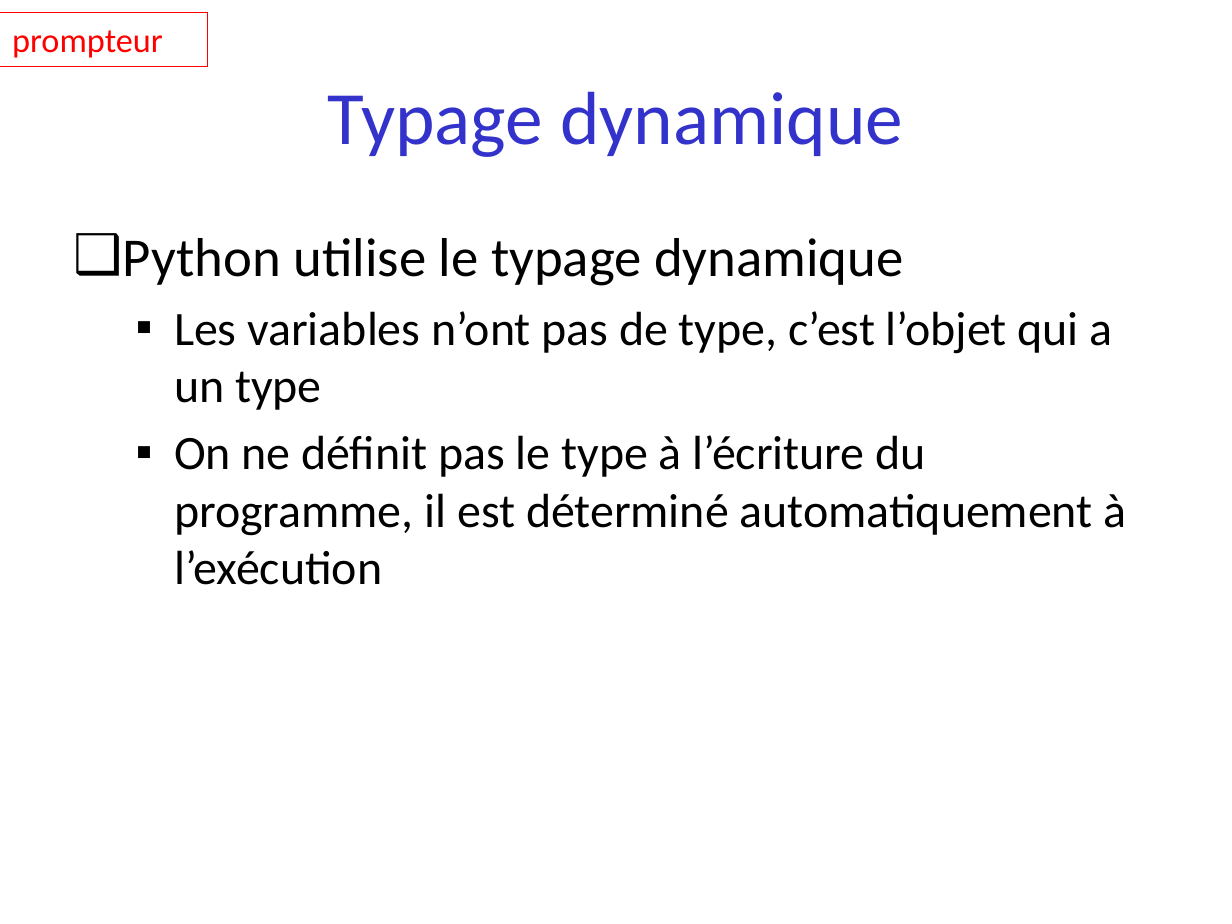
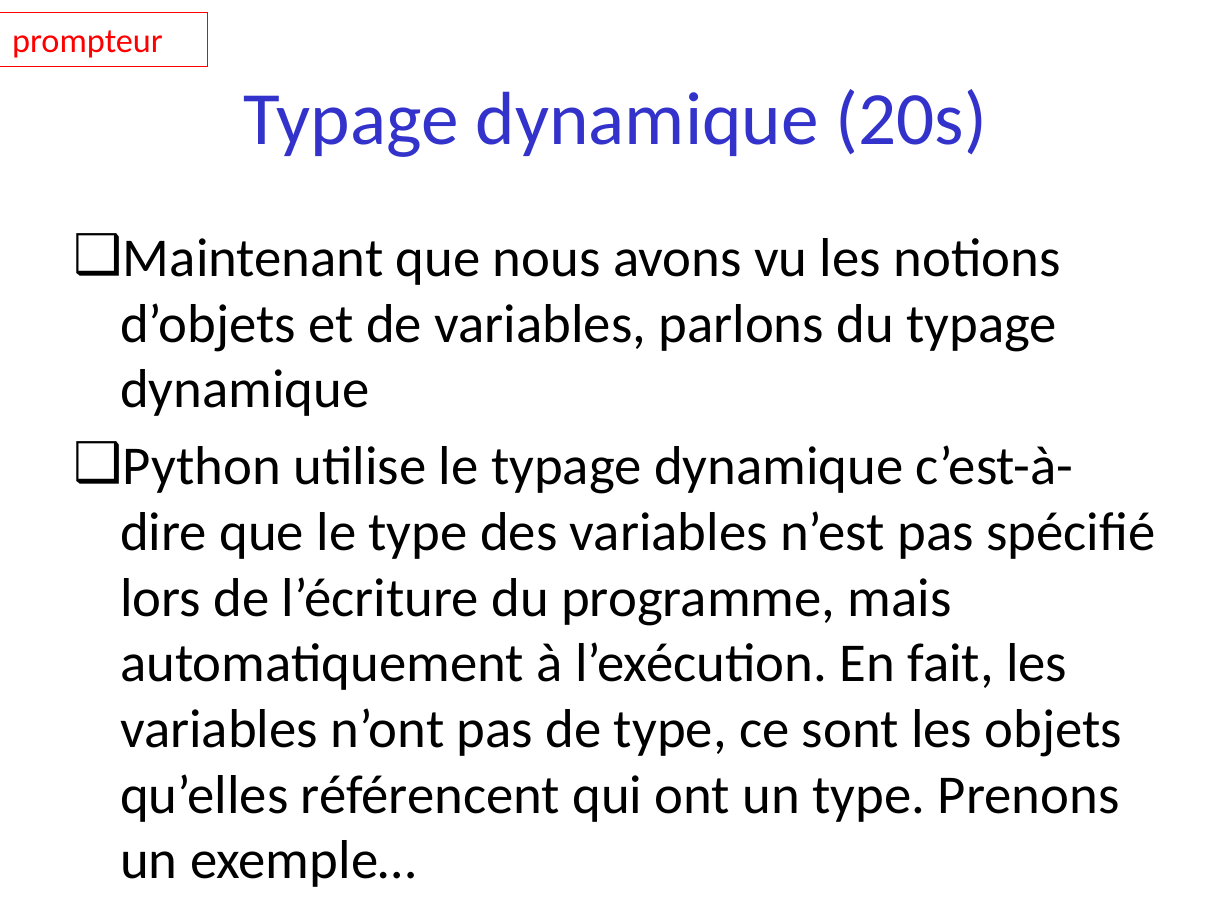
Before and after one commit to parmentelat/flotpython-archive, a slide deck: slide 10 of semaine2/semaine2-0.pptx (slide 6 before the commit). Drawn at 1232x924 pixels with LibreOffice and Linux fonts; fonts in the diff are those of the drawing. Boxes give left, top, right and bottom in pixels: in the first picture for what was removed or moved away, otherwise in the second. Text is boxed around its words. In the diff, an @@ line names an element or a change of style, - is before the commit and + after.

Commit message:
creation semaine 0bis pour l'introduction des notions de base nécessaire à l'écriture de petits programmes
semaine 0 : DONE
semaine 0bis : en cours

```diff
--- a/semaine2/semaine2-0.pptx
+++ b/semaine2/semaine2-0.pptx
@@ title at (244,89,987,157): text changed @@
-Typage dynamique
+Typage dynamique (20s)
@@ text at (120,238,1155,822): text changed; size 28 to 32 pt @@
-❑ Python utilise le typage dynamique
-  ▪ Les variables n’ont pas de type, c’est l’objet qui a un type
-  ▪ On ne définit pas le type à l’écriture du programme, il est déterminé automatiquement à l’exécution
+❑ Maintenant que nous avons vu les notions d’objets et de variables, parlons du typage dynamique
+❑ Python utilise le typage dynamique c’est-à-dire que le type des variables n’est pas spécifié lors de l’écriture du programme, mais automatiquement à l’exécution. En fait, les variables n’ont pas de type, ce sont les objets qu’elles référencent qui ont un type. Prenons un exemple…
```
Also in this commit, not shown: 6 other slides changed, 5 slides added, 1 slide removed, 3 other files.
